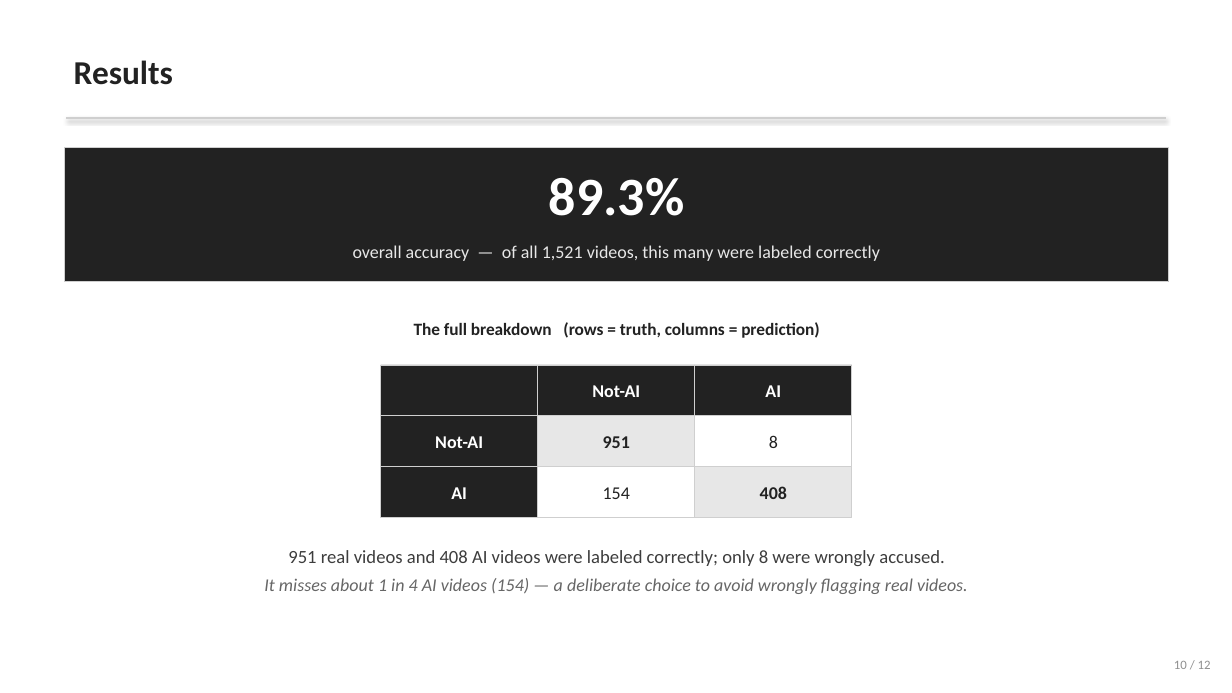
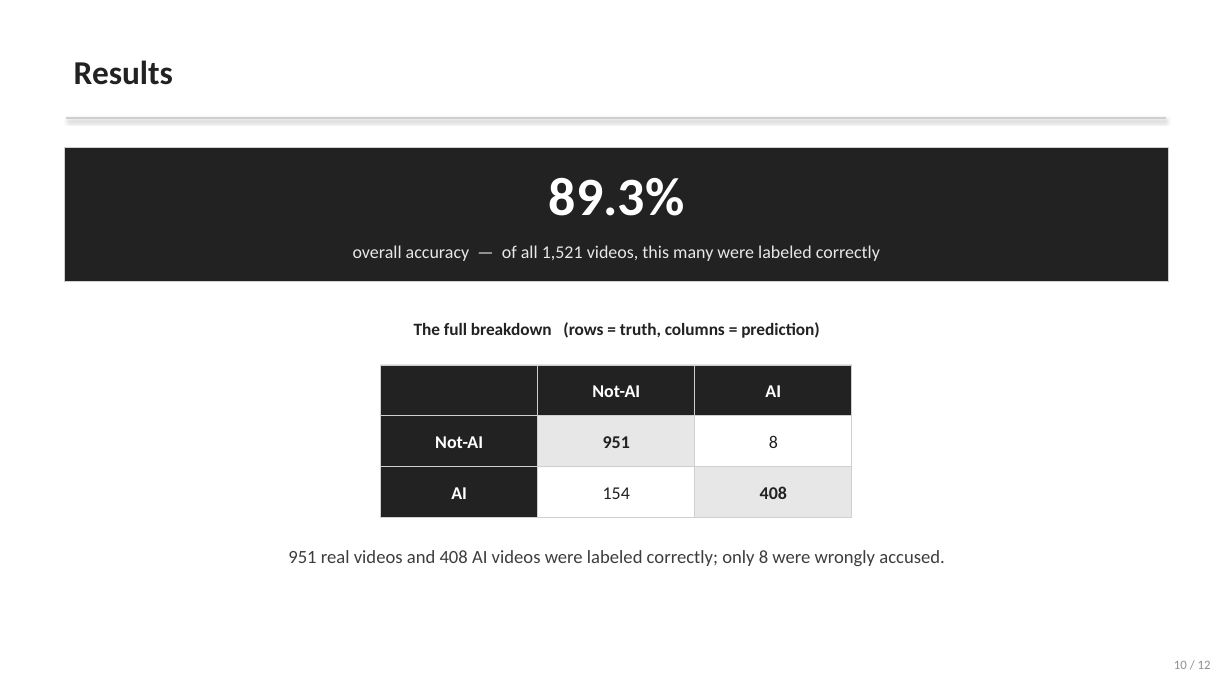
Before and after one commit to mentkol/Monet, a slide deck: slide 10 of Monet_Defense_Presentation.pptx. Drawn at 1232x693 pixels with LibreOffice and Linux fonts; fonts in the diff are those of the drawing. Boxes give left, top, right and bottom in pixels: in the first picture for what was removed or moved away, otherwise in the second. Text is boxed around its words. In the diff, an @@ line names an element or a change of style, - is before the commit and + after.

```diff
--- a/Monet_Defense_Presentation.pptx
+++ b/Monet_Defense_Presentation.pptx
@@ text at [264,578,968,594]: paragraph removed @@
-It misses about 1 in 4 AI videos (154) — a deliberate choice to avoid wrongly flagging real videos.
```
Also in this commit, not shown: 2 other slides changed, 1 slide added, 1 slide removed.
